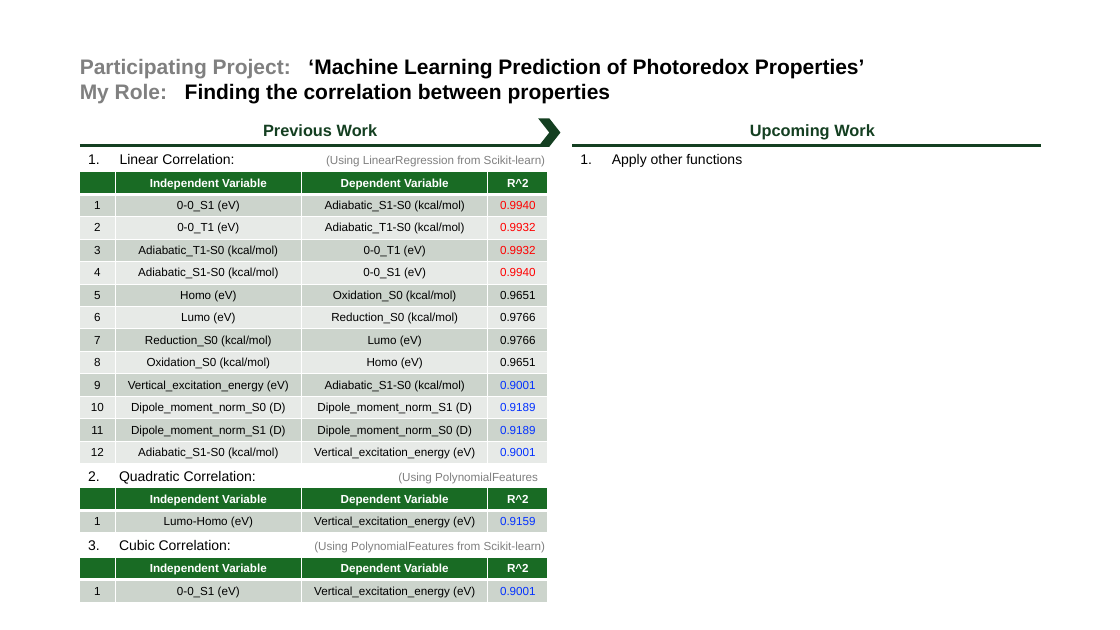
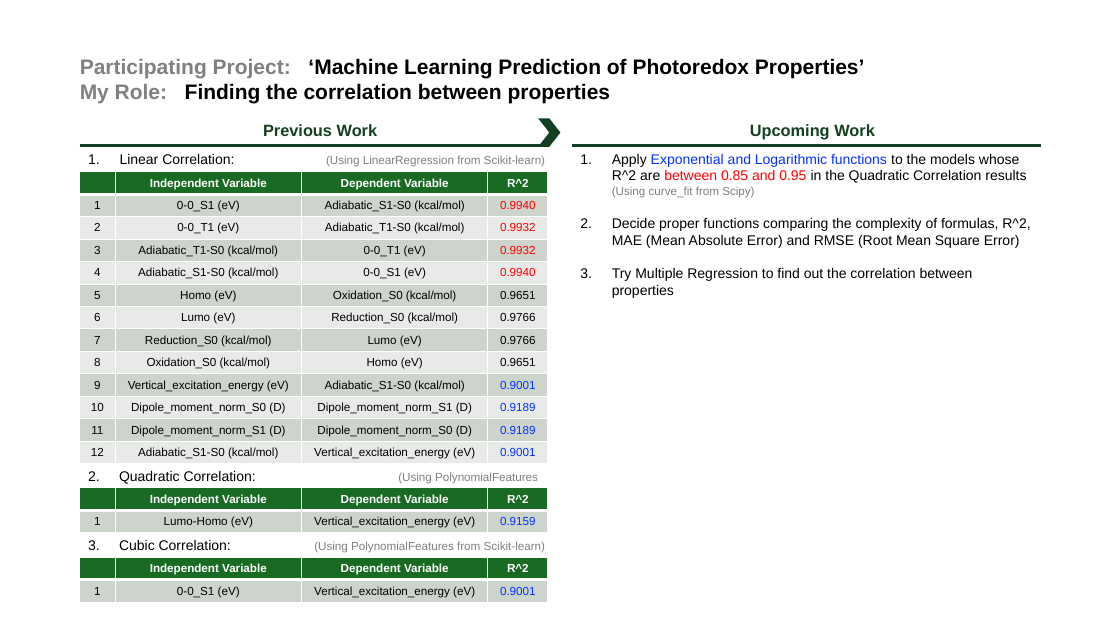
Before and after one commit to jadenlee99/KimLab_CSU, a slide deck: slide 2 of presentation/240718.pptx. Drawn at 1120x630 pixels with LibreOffice and Linux fonts; fonts in the diff are those of the drawing. Boxes give left, top, right and bottom in pixels: in the first picture for what was removed or moved away, otherwise in the second. Text is boxed around its words. In the diff, an @@ line names an element or a change of style, - is before the commit and + after.

```diff
--- a/presentation/240718.pptx
+++ b/presentation/240718.pptx
@@ text at (612,154,1030,298): text changed @@
-1. Apply other functions
+1. Apply Exponential and Logarithmic functions to the models whose R^2 are between 0.85 and 0.95 in the Quadratic Correlation results (Using curve_fit from Scipy)
+2. Decide proper functions comparing the complexity of formulas, R^2, MAE (Mean Absolute Error) and RMSE (Root Mean Square Error)
+3. Try Multiple Regression to find out the correlation between properties
```
Also in this commit, not shown: 1 slide added, 3 other files.
